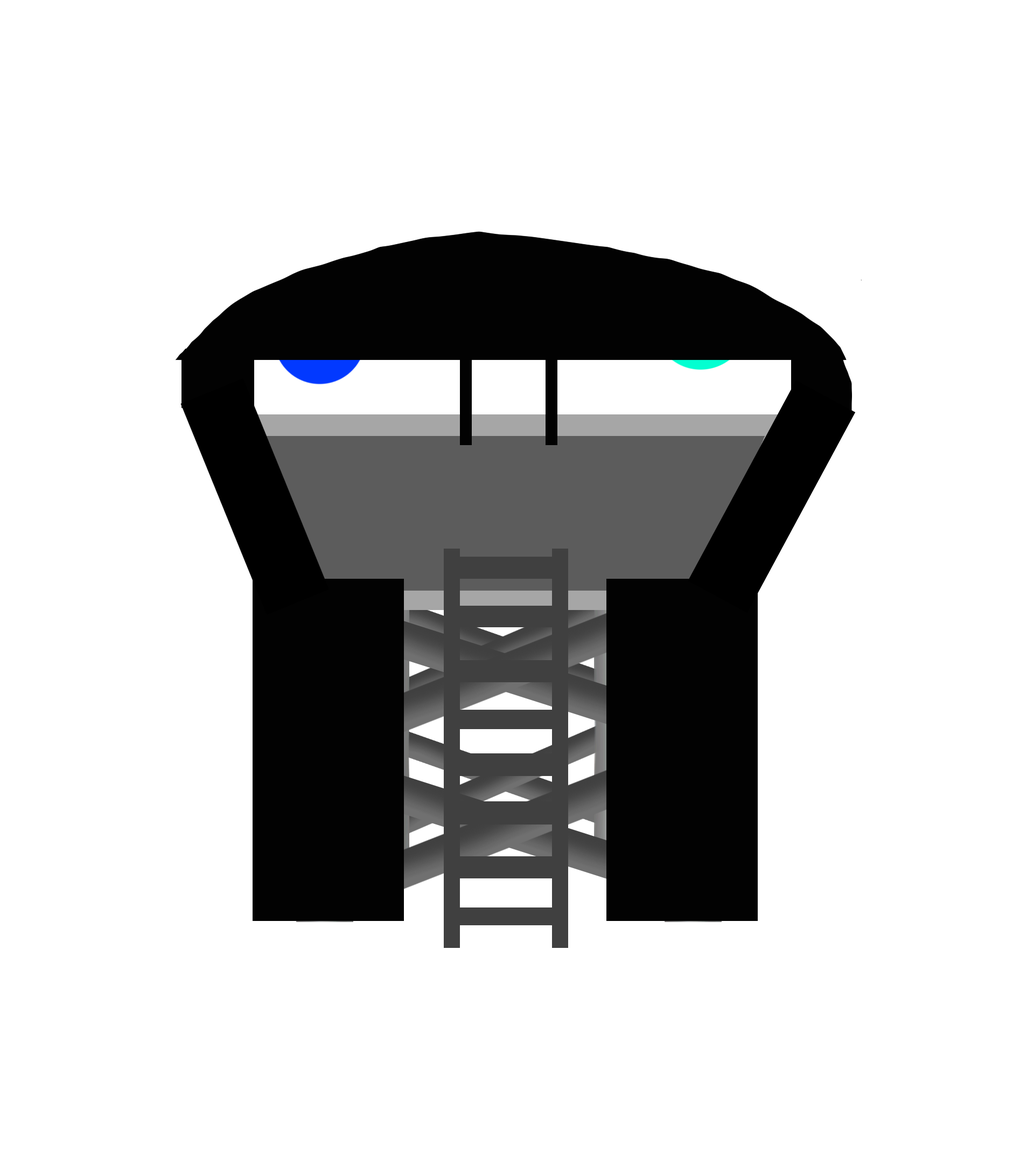
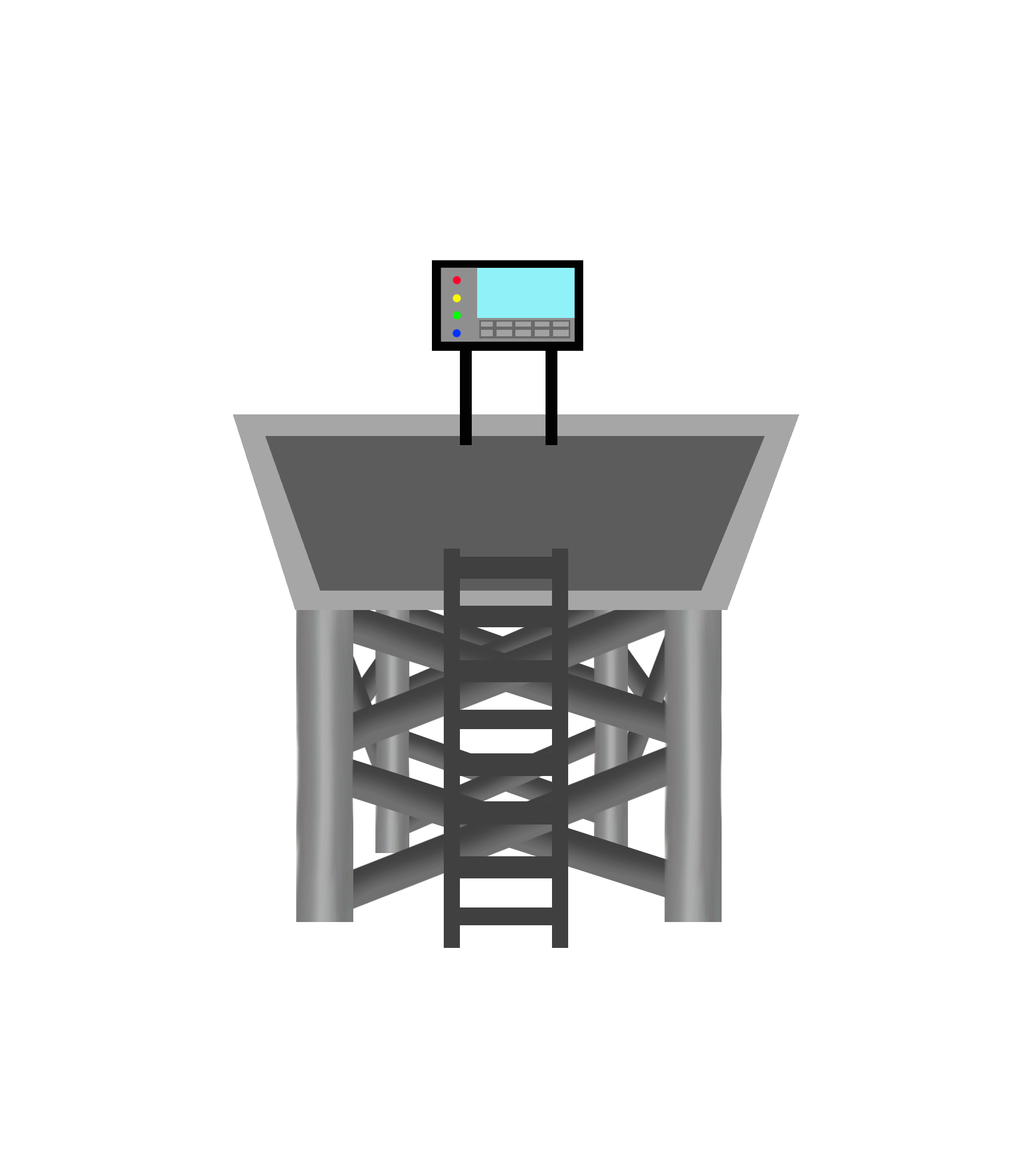
Two versions of the same layered image (1034 x 1164). Layer-by-layer changes:
hid group "Group 6" (6 layers) over [175, 231, 862, 921]
hid "Layer 8" over [273, 276, 749, 385]
